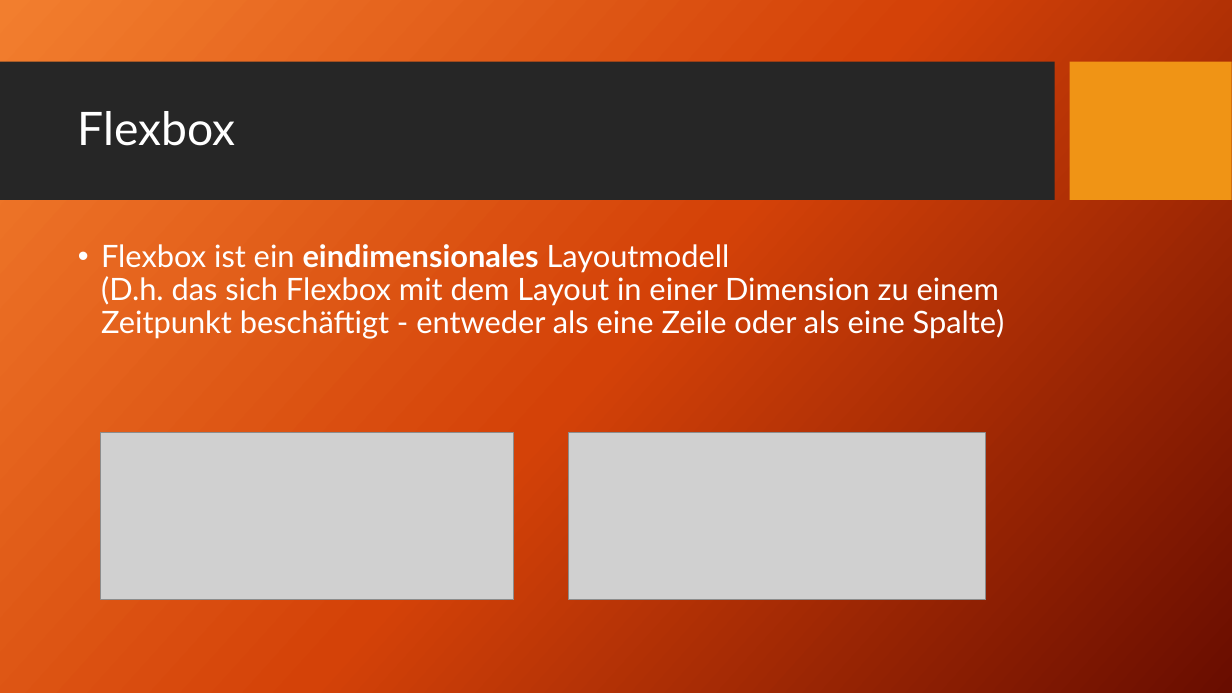
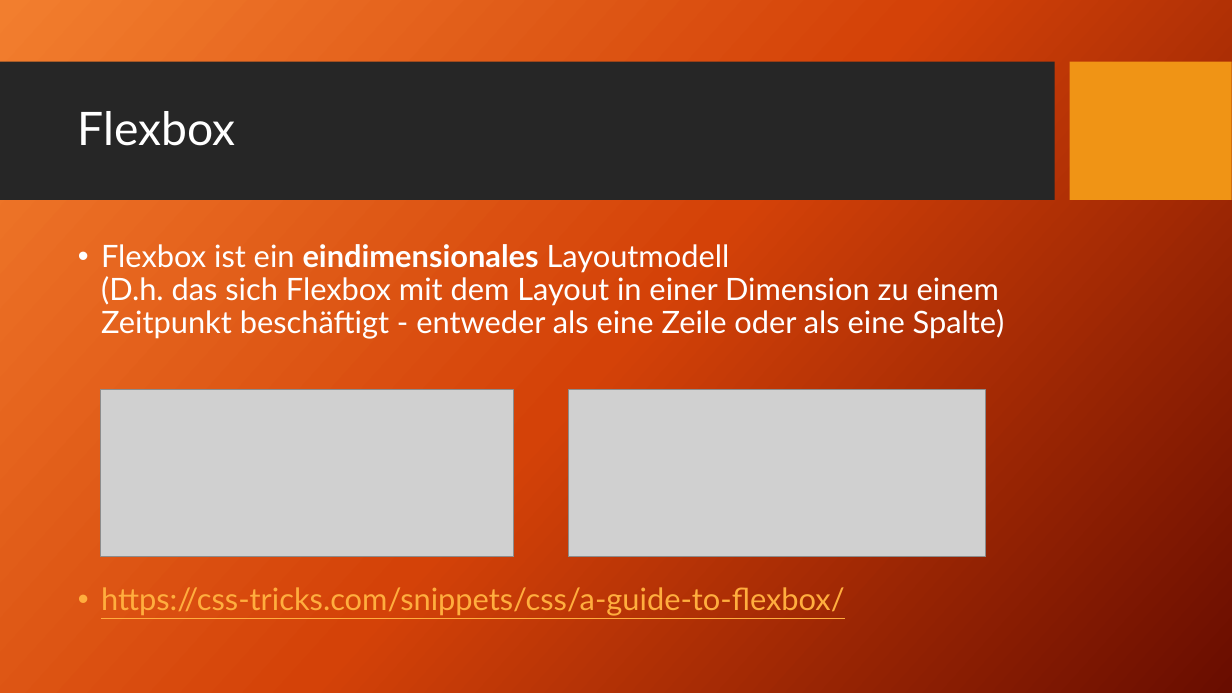
Before and after one commit to TomFrey/htmlCssBasicUebungen, a slide deck: slide 69 of html Schulung.pptx. Drawn at 1232x693 pixels with LibreOffice and Linux fonts; fonts in the diff are those of the drawing; grey boxes stand for pictures; background and template pictures are left out. Boxes give left, top, right and bottom in pixels: in the first picture for what was removed or moved away, otherwise in the second. Text is boxed around its words. In the diff, an @@ line names an element or a change of style, - is before the commit and + after.

Commit message:
css Flexbox zur PowerPoint Präsentation hinzugefügt.

```diff
--- a/html Schulung.pptx
+++ b/html Schulung.pptx
@@ picture: place and size @@
-picture at (101, 433, 514, 601)
+picture at (101, 390, 514, 557)
@@ picture: place and size @@
-picture at (568, 433, 985, 601)
+picture at (568, 390, 985, 557)
@@ text at (101, 583, 845, 616): paragraph added @@
+• https://css-tricks.com/snippets/css/a-guide-to-flexbox/
```
Also in this commit, not shown: 1 other slide changed, 4 slides added.
